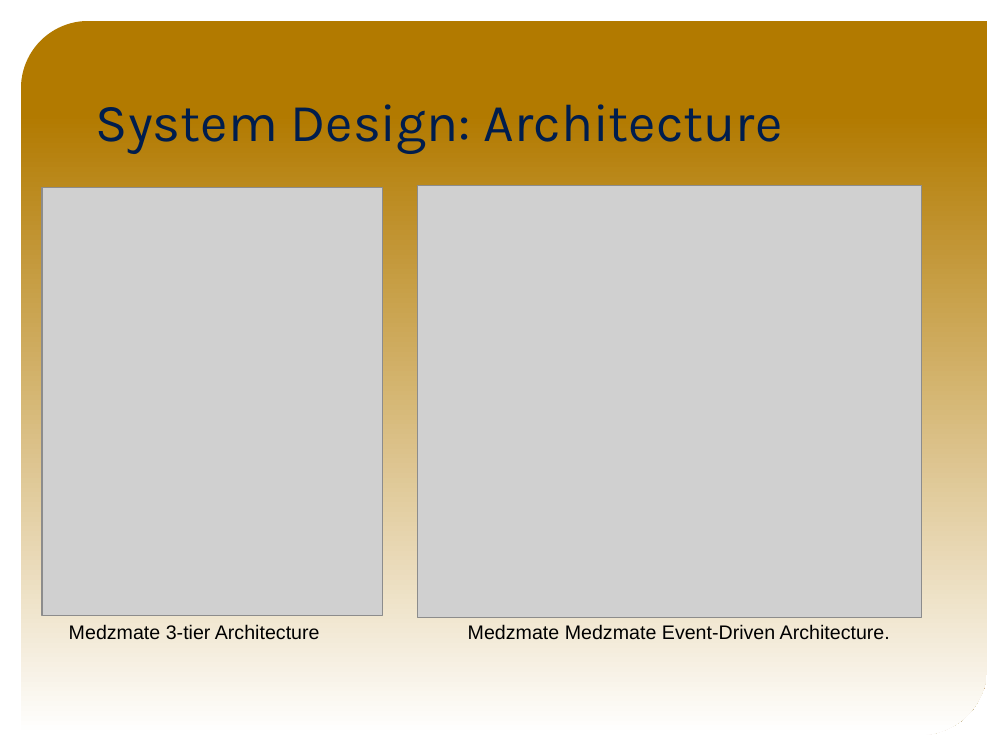
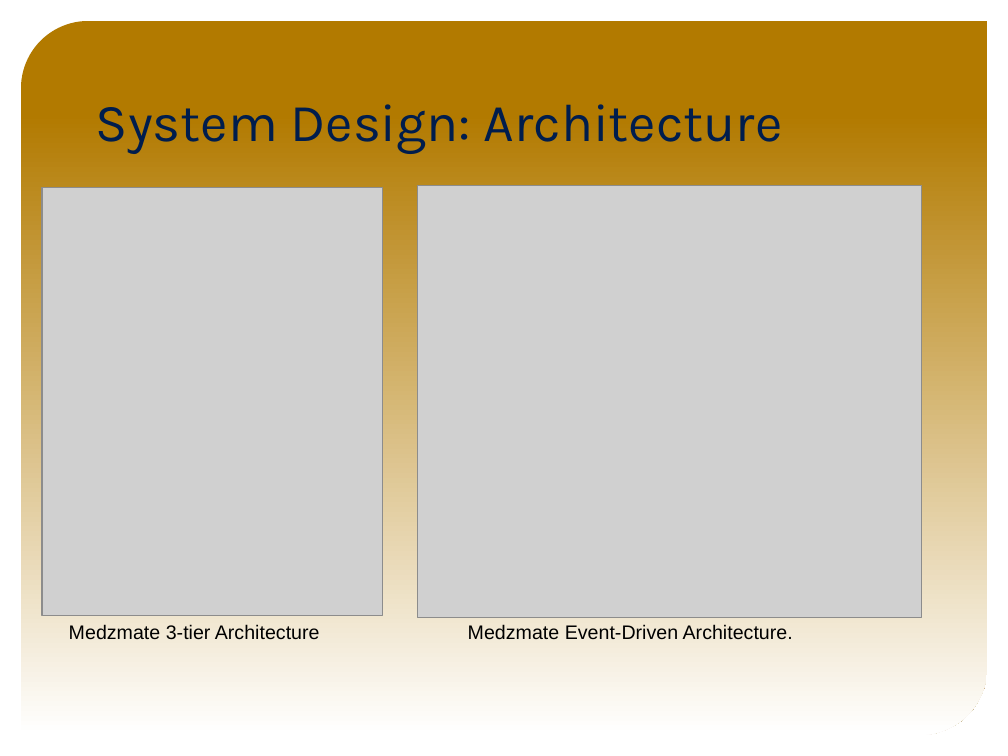
Before and after one commit to FIU-SCIS-Senior-Projects/Medzmate, a slide deck: slide 9 of Presentation Slides/pedro-montero-finalpresentation.pptx. Drawn at 1008x756 pixels with LibreOffice and Linux fonts; fonts in the diff are those of the drawing; grey boxes stand for pictures; background and template pictures are left out. Boxes give left, top, right and bottom in pixels: in the first picture for what was removed or moved away, otherwise in the second. Text is boxed around its words. In the diff, an @@ line names an element or a change of style, - is before the commit and + after.

Commit message:
Removed duplicated word

```diff
--- a/Presentation Slides/pedro-montero-finalpresentation.pptx
+++ b/Presentation Slides/pedro-montero-finalpresentation.pptx
@@ text at (468,624,793,640): text changed @@
-Medzmate Medzmate Event-Driven Architecture.
+Medzmate Event-Driven Architecture.
```
